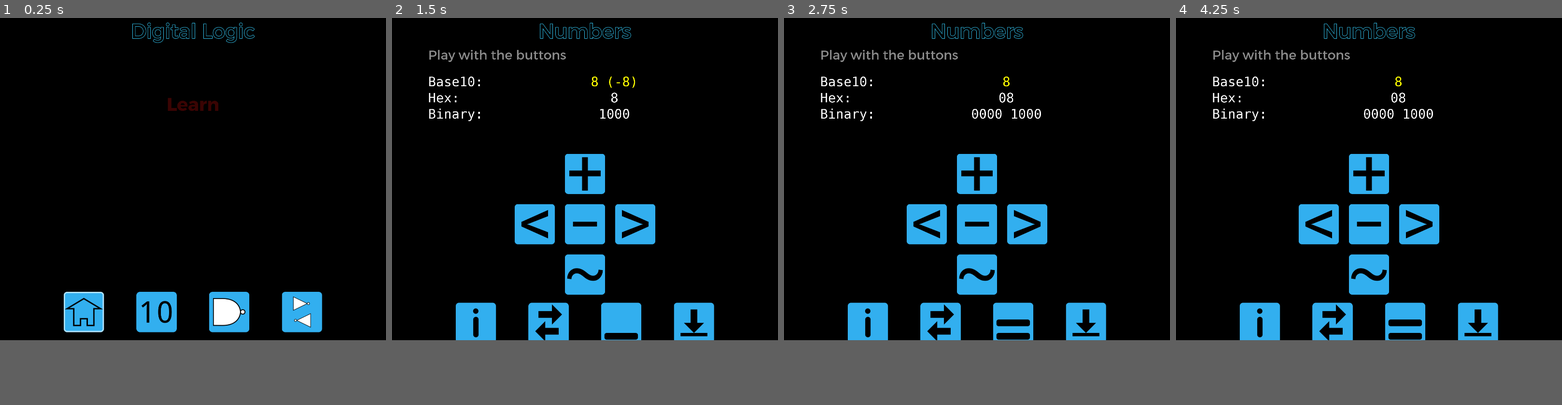
Above: before the commit, frames 1-4 (left to right).
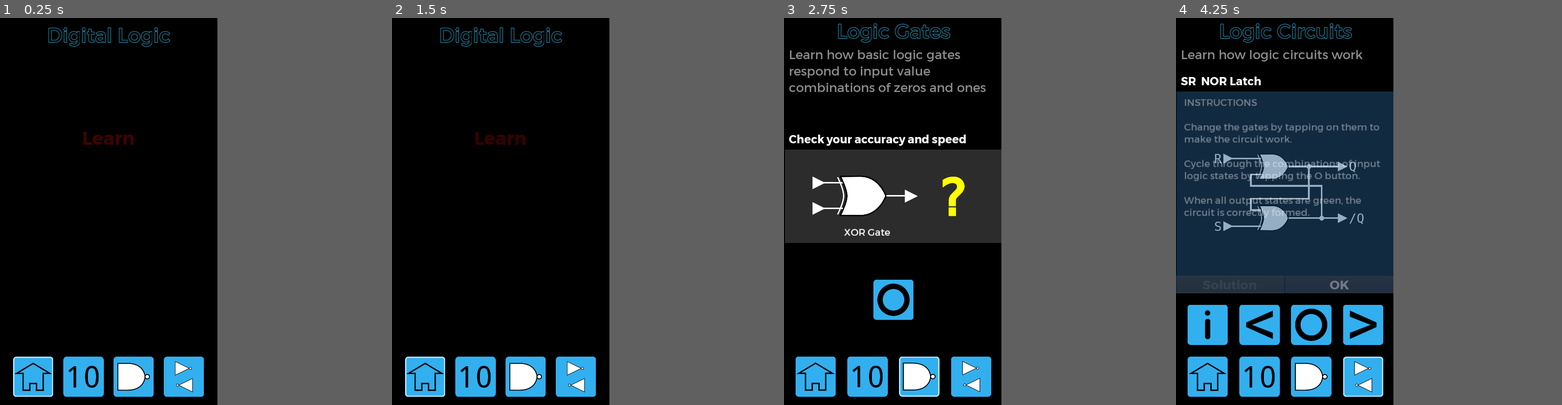
Above: after the commit, the same moments.

Repository: andrew-wilkes/digital-logic
Game: Godot game, scene res://Main.tscn
Same seed, same stepped clock (60 frames per second), same inputs: the game is played once before the commit and once after it.
Inputs (mouse positions are in pixels of both pictures, inside the frame that each line leads up to; where the layout moved, square brackets give the same spot in the first picture):
- Up to frame 1 (0.25 s): no input
- Up to frame 2 (1.5 s): click (538, 315) [550, 312] at 0.5 s; click (449, 315) at 1.27 s
- Up to frame 3 (2.75 s): click (1019, 315) at 2.02 s
- Up to frame 4 (4.25 s): click (1233, 315) at 2.77 s; click (1504, 315) at 3.52 s
In our replay, the window is 799x666 before the commit and 450x800 after it. These sizes can differ from the game's own. Grey fills any space a smaller window leaves; there, only what the larger window draws over its background counts as a difference.

The runs differ from the first frame. In frame 1, 9.3% of the frame differs, in the area x 3-84%, y 1-98%; in frame 2, 14%; in frame 3, 26%; in frame 4, 41%, in the area x 0-84%, y 1-98%.

Commit message:
Change main layout structure

Diff:
--- a/game/Circuits.gd
+++ b/game/Circuits.gd
@@ -23,7 +23,6 @@
 
 
 func _ready():
-	g.set_column_size($VBox)
 	set_circuit(circuit_index)
 	init_circuit()
 
--- a/game/Circuits.tscn
+++ b/game/Circuits.tscn
@@ -30,13 +30,12 @@
 }
 
 [node name="Sp1" type="Control" parent="."]
-margin_right = 416.0
 margin_bottom = 1920.0
 size_flags_horizontal = 3
 
 [node name="VBox" type="VBoxContainer" parent="."]
-margin_left = 420.0
-margin_right = 1500.0
+margin_left = 4.0
+margin_right = 1084.0
 margin_bottom = 1920.0
 rect_min_size = Vector2( 1080, 0 )
 mouse_filter = 2
@@ -264,8 +263,8 @@
 rect_min_size = Vector2( 0, 20 )
 
 [node name="Sp2" type="Control" parent="."]
-margin_left = 1504.0
-margin_right = 1920.0
+margin_left = 1088.0
+margin_right = 1088.0
 margin_bottom = 1920.0
 size_flags_horizontal = 3
 
--- a/game/Gates.gd
+++ b/game/Gates.gd
@@ -17,7 +17,6 @@
 const MAX_TIME = 24 * 3600 * 1000
 
 func _ready():
-	g.set_column_size($VBox)
 	$VBox/HBox/OneButton.hide()
 	$VBox/HBox/ZeroButton.hide()
 
--- a/game/Main.gd
+++ b/game/Main.gd
@@ -1,5 +1,4 @@
 extends Control
 
 func _ready():
-	g.set_column_size($VBox)
 	$Anim.play("Intro")
--- a/game/Main.tscn
+++ b/game/Main.tscn
@@ -63,30 +63,29 @@
 "values": [ Color( 1, 1, 1, 0 ), Color( 1, 1, 1, 1 ) ]
 }
 
-[node name="Main" type="HBoxContainer"]
+[node name="Main" type="MarginContainer"]
 anchor_right = 1.0
 anchor_bottom = 1.0
+custom_constants/margin_right = 20
+custom_constants/margin_top = 20
+custom_constants/margin_left = 20
+custom_constants/margin_bottom = 40
 script = ExtResource( 1 )
 __meta__ = {
 "_edit_use_anchors_": false
 }
 
-[node name="Spacer1" type="Control" parent="."]
-margin_right = 416.0
-margin_bottom = 1920.0
+[node name="VBox" type="VBoxContainer" parent="."]
+margin_left = 20.0
+margin_top = 20.0
+margin_right = 1060.0
+margin_bottom = 1880.0
 size_flags_horizontal = 3
-
-[node name="VBox" type="VBoxContainer" parent="."]
-margin_left = 420.0
-margin_right = 1500.0
-margin_bottom = 1920.0
-rect_min_size = Vector2( 1080, 0 )
-size_flags_horizontal = 0
 size_flags_vertical = 3
 custom_constants/separation = 20
 
 [node name="Title" type="Label" parent="VBox"]
-margin_right = 1080.0
+margin_right = 1040.0
 margin_bottom = 121.0
 custom_fonts/font = ExtResource( 2 )
 custom_colors/font_color = Color( 0, 0, 0, 1 )
@@ -95,14 +94,14 @@
 
 [node name="Spacer" type="Control" parent="VBox"]
 margin_top = 141.0
-margin_right = 1080.0
-margin_bottom = 468.0
+margin_right = 1040.0
+margin_bottom = 458.0
 size_flags_vertical = 3
 
 [node name="Label4" type="Label" parent="VBox"]
-margin_top = 488.0
-margin_right = 1080.0
-margin_bottom = 679.0
+margin_top = 478.0
+margin_right = 1040.0
+margin_bottom = 669.0
 custom_fonts/font = SubResource( 1 )
 custom_colors/font_color = Color( 0.909804, 0.0588235, 0.0392157, 1 )
 text = "Learn"
@@ -112,9 +111,9 @@
 }
 
 [node name="Label" type="Label" parent="VBox"]
-margin_top = 699.0
-margin_right = 1080.0
-margin_bottom = 890.0
+margin_top = 689.0
+margin_right = 1040.0
+margin_bottom = 880.0
 custom_fonts/font = SubResource( 1 )
 custom_colors/font_color = Color( 0.960784, 1, 0.278431, 1 )
 text = "Number Systems"
@@ -124,9 +123,9 @@
 }
 
 [node name="Label2" type="Label" parent="VBox"]
-margin_top = 910.0
-margin_right = 1080.0
-margin_bottom = 1101.0
+margin_top = 900.0
+margin_right = 1040.0
+margin_bottom = 1091.0
 custom_fonts/font = SubResource( 1 )
 custom_colors/font_color = Color( 0.364706, 1, 0.313726, 1 )
 text = "Digital Logic Gates"
@@ -136,9 +135,9 @@
 }
 
 [node name="Label3" type="Label" parent="VBox"]
-margin_top = 1121.0
-margin_right = 1080.0
-margin_bottom = 1312.0
+margin_top = 1111.0
+margin_right = 1040.0
+margin_bottom = 1302.0
 custom_fonts/font = SubResource( 1 )
 custom_colors/font_color = Color( 0.317647, 0.870588, 0.996078, 1 )
 text = "Digital Logic Circuits"
@@ -148,30 +147,18 @@
 }
 
 [node name="Spacer2" type="Control" parent="VBox"]
-margin_top = 1332.0
-margin_right = 1080.0
-margin_bottom = 1660.0
+margin_top = 1322.0
+margin_right = 1040.0
+margin_bottom = 1640.0
 size_flags_vertical = 3
 
 [node name="Buttons" parent="VBox" instance=ExtResource( 3 )]
 anchor_right = 0.0
 anchor_bottom = 0.0
 margin_left = 0.0
-margin_top = 1680.0
-margin_right = 1080.0
-margin_bottom = 1880.0
-
-[node name="Spacer3" type="Control" parent="VBox"]
-margin_top = 1900.0
-margin_right = 1080.0
-margin_bottom = 1920.0
-rect_min_size = Vector2( 0, 20 )
-
-[node name="Spacer2" type="Control" parent="."]
-margin_left = 1504.0
-margin_right = 1920.0
-margin_bottom = 1920.0
-size_flags_horizontal = 3
+margin_top = 1660.0
+margin_right = 1040.0
+margin_bottom = 1860.0
 
 [node name="Anim" type="AnimationPlayer" parent="."]
 anims/Intro = SubResource( 2 )
--- a/game/Numbers.gd
+++ b/game/Numbers.gd
@@ -37,7 +37,6 @@
 enum { PLUS, MINUS, LEFT, RIGHT, INVERT, ATIMEOUT, MODE, LEVEL, RESET, SAVE } # Events
 
 func _ready():
-	g.set_column_size($VBox)
 	dec = ""
 	state = PLAYING
 	mode = PLAY
--- a/game/Numbers.tscn
+++ b/game/Numbers.tscn
@@ -150,13 +150,13 @@
 256		0001 0000 0000 1001"
 
 [node name="Sp" type="Control" parent="."]
-margin_right = 419.0
+margin_right = 416.0
 margin_bottom = 1920.0
 size_flags_horizontal = 3
 
 [node name="VBox" type="VBoxContainer" parent="."]
-margin_left = 423.0
-margin_right = 1503.0
+margin_left = 420.0
+margin_right = 1500.0
 margin_bottom = 1920.0
 rect_min_size = Vector2( 1080, 0 )
 size_flags_horizontal = 4
@@ -511,7 +511,7 @@
 rect_min_size = Vector2( 0, 20 )
 
 [node name="Sp4" type="Control" parent="."]
-margin_left = 1501.0
+margin_left = 1504.0
 margin_right = 1920.0
 margin_bottom = 1920.0
 size_flags_horizontal = 3
--- a/game/buttons/Buttons.tscn
+++ b/game/buttons/Buttons.tscn
@@ -25,13 +25,12 @@
 }
 
 [node name="Sp1" type="Control" parent="."]
-margin_right = 30.0
 margin_bottom = 1090.0
 size_flags_horizontal = 3
 
 [node name="Home" type="TextureButton" parent="."]
-margin_left = 34.0
-margin_right = 234.0
+margin_left = 4.0
+margin_right = 204.0
 margin_bottom = 200.0
 rect_min_size = Vector2( 64, 64 )
 hint_tooltip = "Main menu"
@@ -41,14 +40,14 @@
 texture_disabled = ExtResource( 2 )
 
 [node name="Sp2" type="Control" parent="."]
-margin_left = 238.0
-margin_right = 268.0
+margin_left = 208.0
+margin_right = 208.0
 margin_bottom = 1090.0
 size_flags_horizontal = 3
 
 [node name="Numbers" type="TextureButton" parent="."]
-margin_left = 272.0
-margin_right = 472.0
+margin_left = 212.0
+margin_right = 412.0
 margin_bottom = 200.0
 rect_min_size = Vector2( 64, 64 )
 hint_tooltip = "Numbers"
@@ -58,14 +57,14 @@
 texture_disabled = ExtResource( 12 )
 
 [node name="Sp3" type="Control" parent="."]
-margin_left = 476.0
-margin_right = 506.0
+margin_left = 416.0
+margin_right = 416.0
 margin_bottom = 1090.0
 size_flags_horizontal = 3
 
 [node name="Gates" type="TextureButton" parent="."]
-margin_left = 510.0
-margin_right = 710.0
+margin_left = 420.0
+margin_right = 620.0
 margin_bottom = 200.0
 rect_min_size = Vector2( 64, 64 )
 hint_tooltip = "Gates"
@@ -75,14 +74,14 @@
 texture_disabled = ExtResource( 16 )
 
 [node name="Sp4" type="Control" parent="."]
-margin_left = 714.0
-margin_right = 744.0
+margin_left = 624.0
+margin_right = 624.0
 margin_bottom = 1090.0
 size_flags_horizontal = 3
 
 [node name="Circuits" type="TextureButton" parent="."]
-margin_left = 748.0
-margin_right = 948.0
+margin_left = 628.0
+margin_right = 828.0
 margin_bottom = 200.0
 rect_min_size = Vector2( 64, 64 )
 hint_tooltip = "Circuits"
@@ -95,8 +94,8 @@
 }
 
 [node name="Sp5" type="Control" parent="."]
-margin_left = 952.0
-margin_right = 982.0
+margin_left = 832.0
+margin_right = 832.0
 margin_bottom = 1090.0
 size_flags_horizontal = 3
 [connection signal="button_down" from="Home" to="." method="_on_Home_button_down"]
--- a/game/g.gd
+++ b/game/g.gd
@@ -44,11 +44,6 @@
 	var dir = Directory.new()
 	check_dir(dir, PART_FILE_PATH)
 	check_dir(dir, SRC_FILE_PATH)
-
-
-func set_column_size(vbox: VBoxContainer):
-	var screen_size = OS.get_screen_size()
-	vbox.rect_min_size.x = min(screen_size.x, screen_size.y)
 
 
 func check_dir(dir, path):
--- a/game/project.godot
+++ b/game/project.godot
@@ -49,12 +49,15 @@
 
 [display]
 
-window/size/width=1920
+window/size/width=1080
 window/size/height=1920
 window/size/resizable=false
+window/size/test_width=800
+window/size/test_height=1080
 window/energy_saving/keep_screen_on=false
 window/handheld/orientation="portrait"
-window/stretch/aspect="keep"
+window/stretch/mode="2d"
+window/stretch/aspect="expand"
 
 [rendering]
 
